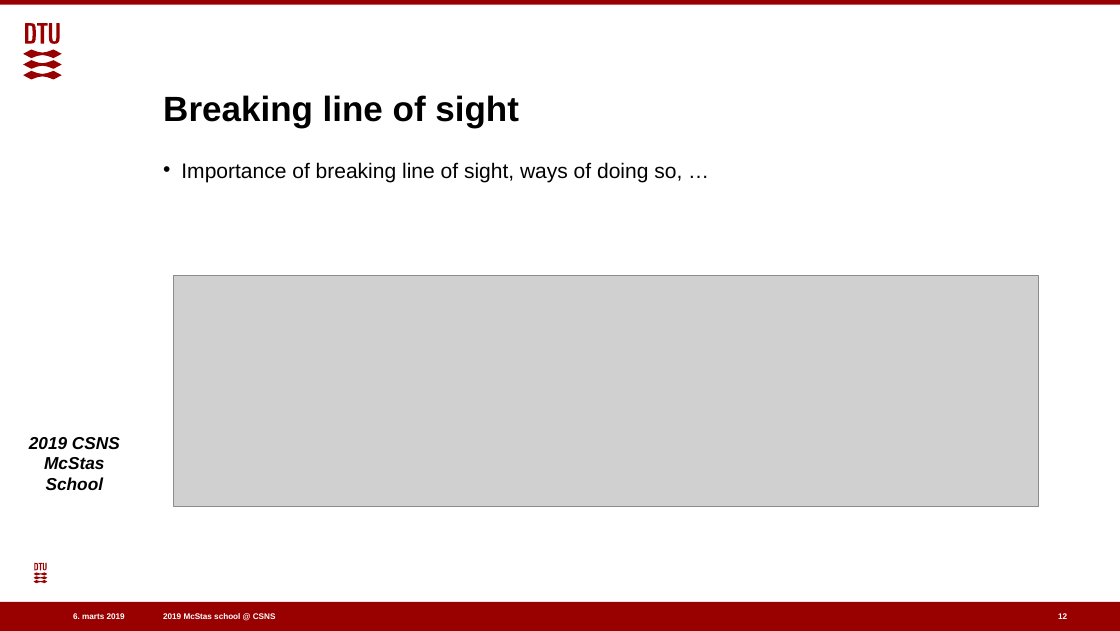
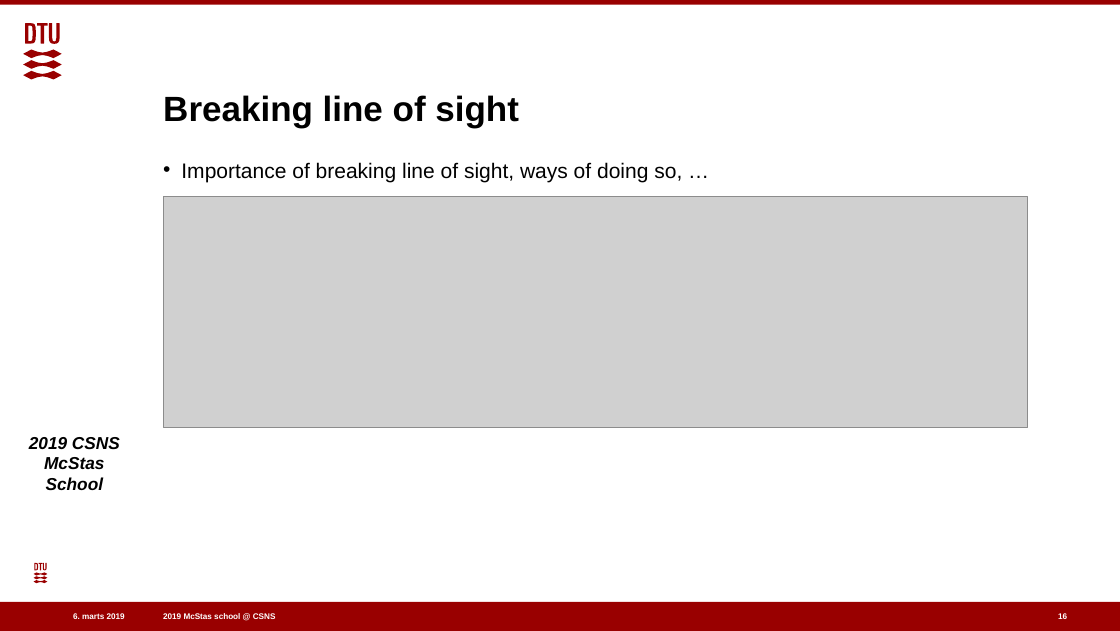
Before and after one commit to eddymaoui/Schools, a slide deck: slide 16 of CSNS_March_2019/2_Tuesday_March_26th/2_guides/guide_intro_talk.pptx (slide 12 before the commit). Drawn at 1120x631 pixels with LibreOffice and Linux fonts; fonts in the diff are those of the drawing; grey boxes stand for pictures; background and template pictures are left out. Boxes give left, top, right and bottom in pixels: in the first picture for what was removed or moved away, otherwise in the second. Text is boxed around its words. In the diff, an @@ line names an element or a change of style, - is before the commit and + after.

```diff
--- a/CSNS_March_2019/2_Tuesday_March_26th/2_guides/guide_intro_talk.pptx
+++ b/CSNS_March_2019/2_Tuesday_March_26th/2_guides/guide_intro_talk.pptx
@@ picture: place and size @@
-picture at (174,275,1038,506)
+picture at (163,196,1028,427)
@@ page number at (1058,613,1067,619): text changed @@
-12
+16
```
Also in this commit, not shown: 5 other slides changed, 4 slides added, 1 other file.
